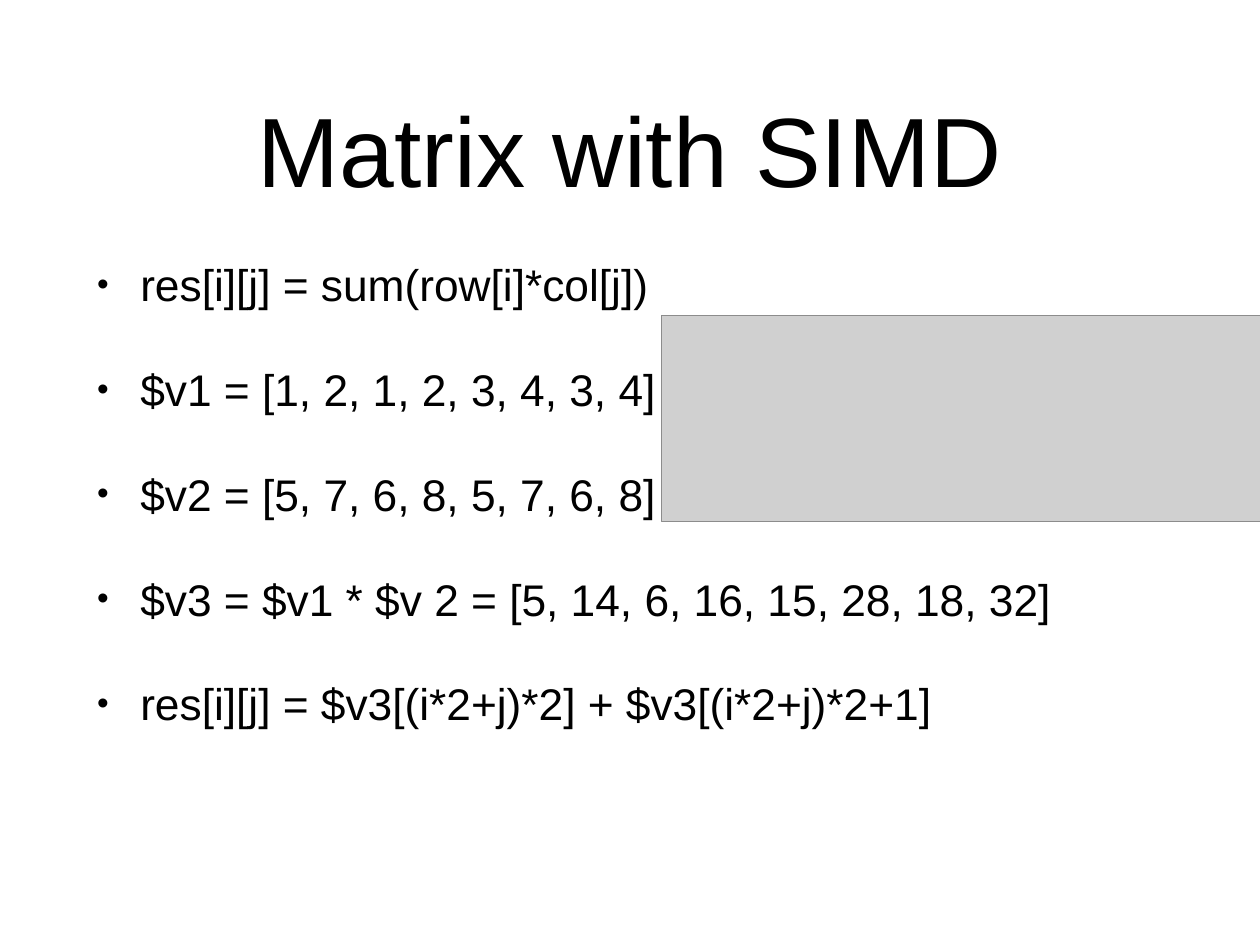
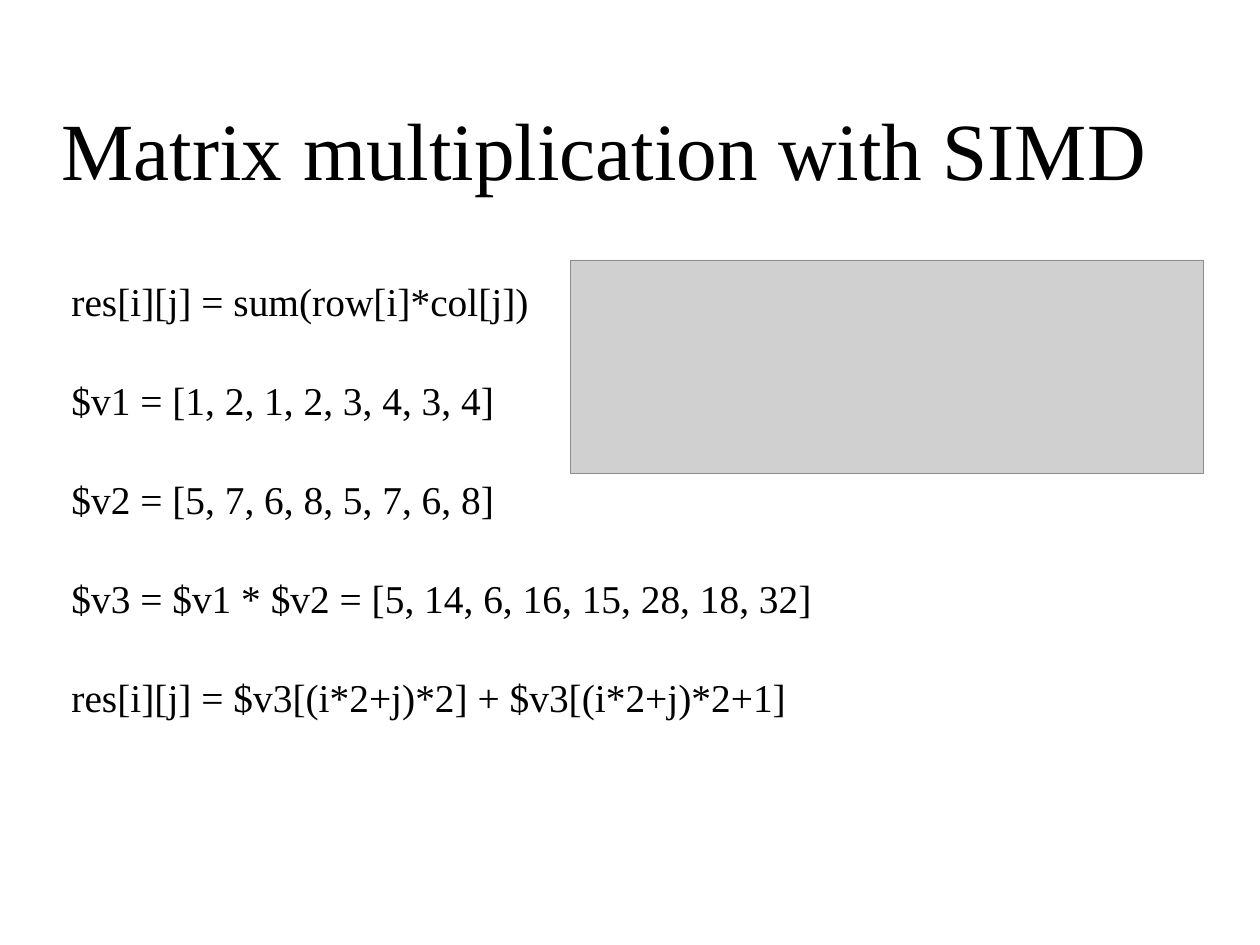
Before and after one commit to Tengyu-Sun/MIPS_simulator, a slide deck: slide 4 of benchmark.pptx. Drawn at 1260x945 pixels with LibreOffice and Linux fonts; fonts in the diff are those of the drawing; grey boxes stand for pictures. Boxes give left, top, right and bottom in pixels: in the first picture for what was removed or moved away, otherwise in the second. Text is boxed around its words. In the diff, an @@ line names an element or a change of style, - is before the commit and + after.

Commit message:
slides

```diff
--- a/benchmark.pptx
+++ b/benchmark.pptx
@@ title at (62,123,1146,195): text changed; size 80 to 66 pt; font Arial to Times New Roman @@
-Matrix with SIMD
+Matrix multiplication with SIMD
@@ picture: place and size @@
-picture at (662,315,1260,521)
+picture at (571,260,1203,473)
@@ text "res[i][j] = sum(row[i]*col[j])": place and size @@
-text "res[i][j] = sum(row[i]*col[j])" at (140,269,1051,729)
+text "res[i][j] = sum(row[i]*col[j])" at (71,288,811,720)
@@ text at (71,288,786,720): size 36 to 32 pt, font Arial to Times New Roman in "res[i][j] = sum(row[i]*col[j])", "$v1 = [1, 2, 1, 2, 3, ...", "$v2 = [5, 7, 6, 8, 5, ...", "res[i][j] = $v3[(i*2+j)*2] + $v3[(i*2+j)*2+1]"; bullet • to none @@
@@ text at (71,584,811,619): text changed; size 36 to 32 pt; font Arial to Times New Roman @@
-• $v3 = $v1 * $v 2 = [5, 14, 6, 16, 15, 28, 18, 32]
+$v3 = $v1 * $v2 = [5, 14, 6, 16, 15, 28, 18, 32]
```
Also in this commit, not shown: 3 other slides changed, 3 other files.
